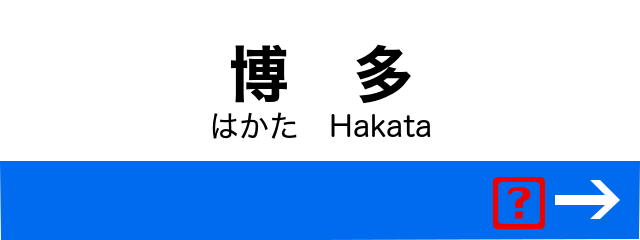
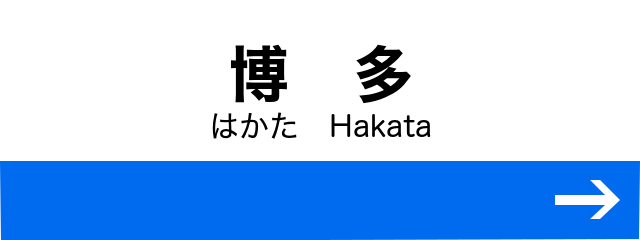
Revision of a layered 640px x 240px image; what changed, layer by layer:
hid "❓" over [493, 177, 545, 229]
